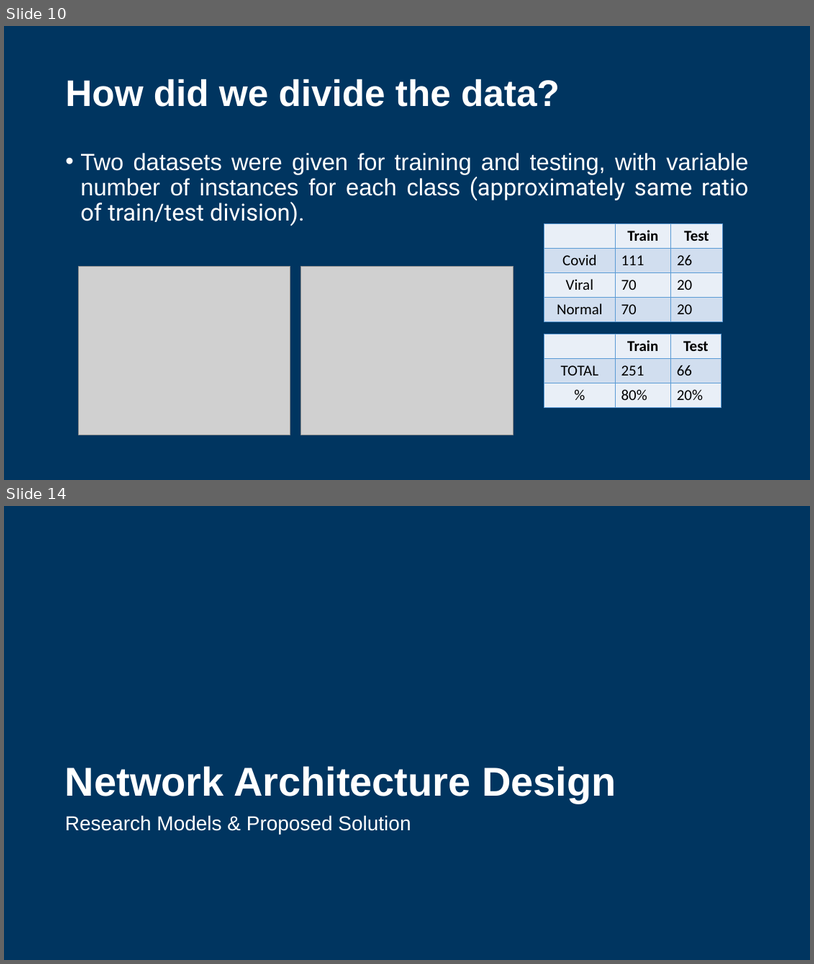
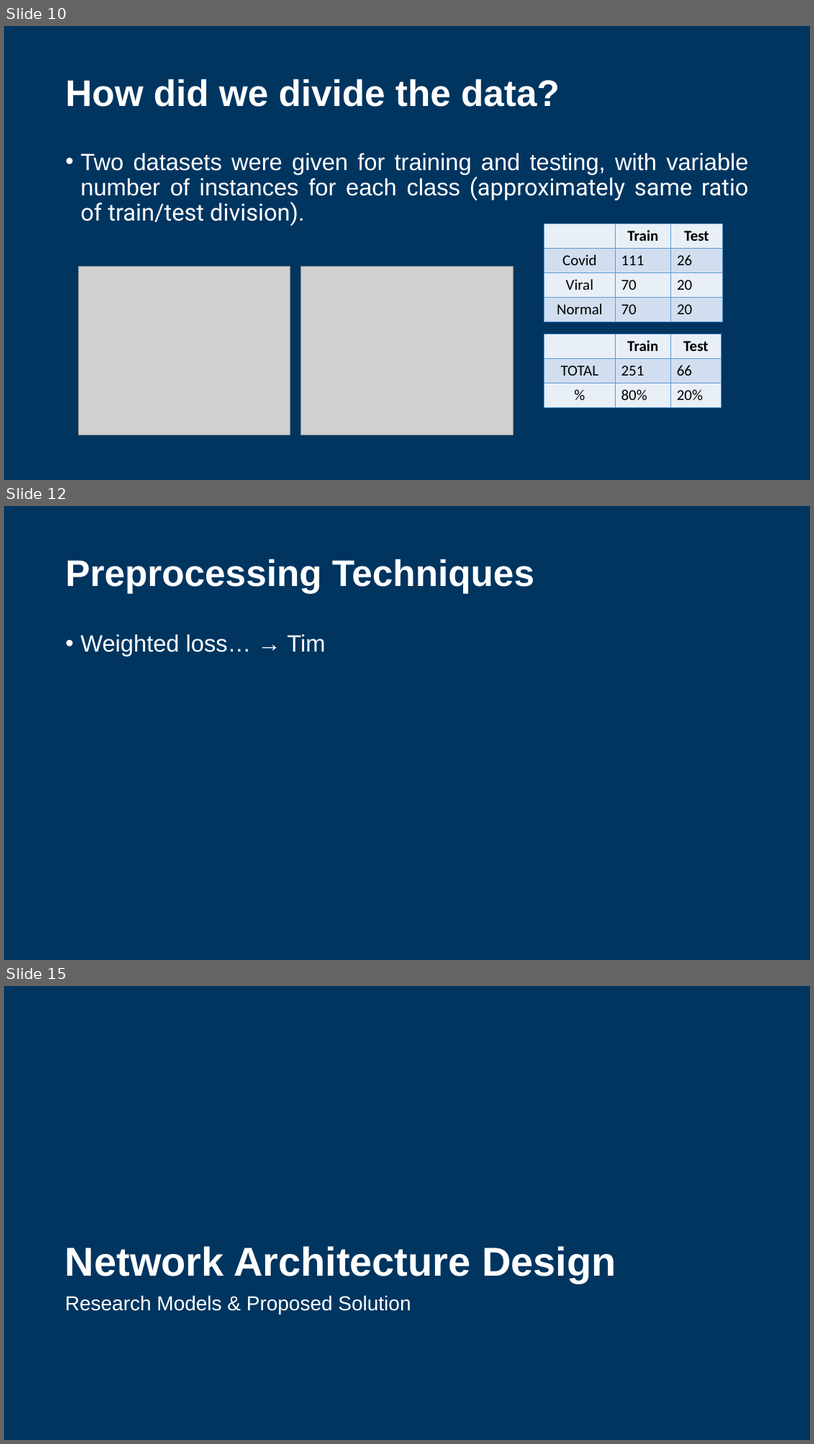
Before and after one commit to fernand0labra/ltu-M7016H, a slide deck: docs/presentation.pptx. Shown one above the other, each under a label of ours: slides 10 and 14 before the commit, slides 10, 12 and 15 after it; the slides between them are not shown. The pictures are 814x964 and 814x1444 pixels, drawn with LibreOffice and Linux fonts; fonts in the diff are those of the drawing; grey boxes stand for pictures; background and template pictures are left out. Boxes give left, top, right and bottom in pixels: in the first picture for what was removed or moved away, otherwise in the second. Text is boxed around its words. In the diff, an @@ line names an element or a change of style, - is before the commit and + after.

```diff
--- a/docs/presentation.pptx
+++ b/docs/presentation.pptx
@@ slide 12 added at box(4, 506, 810, 960), background #003560 @@
@@ title added at box(65, 559, 535, 593), 44 pt, text #FFFFFF, bold @@
+Preprocessing Techniques
@@ text added at box(80, 634, 325, 656), 28 pt, text #FFFFFF @@
+• Weighted loss… → Tim
@@ what was slide 14 is now slide 15 @@
```
Also in this commit, not shown: 20 slides changed, 2 other slides added.
